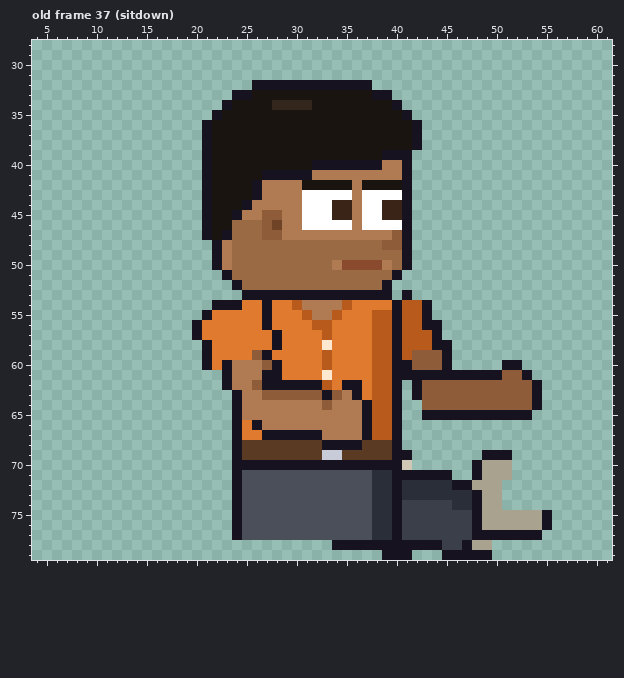
Pixel-art file: sprites/expo/expo_vendo_right_anim.aseprite. This is how it looked before the edit.
64x80 pixels, 85 frames. Colours within 5 levels of each other are drawn and written as one. Shown: old frame 37 (sitdown): x 4..61, y 28..79. The commit also changed other frames, which this record leaves out.
Now the later version:
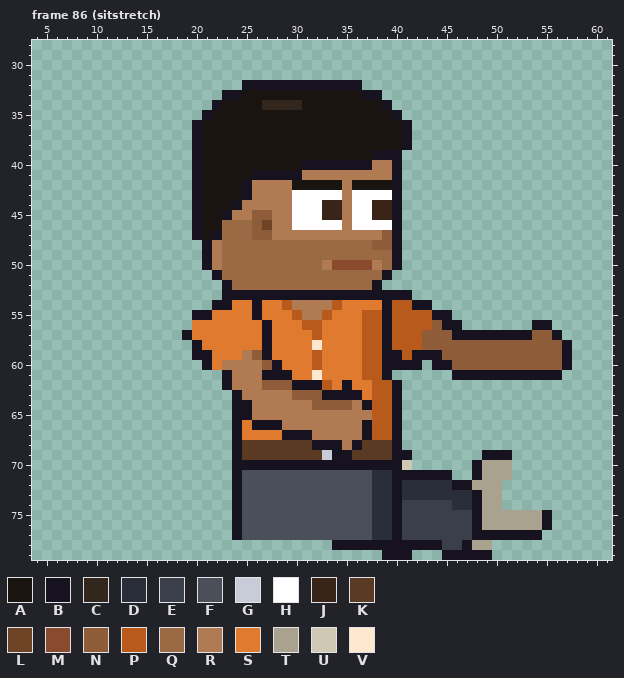
Palette (. is transparent): A #1a1410  B #17121f  C #33261c  D #2a2e38  E #3a3f4a  F #4a4f5a  G #c8ccd8  H #ffffff  J #3a2418  K #5a3a22  L #6e4326  M #8a4a2e  N #8e5c38  P #b85a1c  Q #9a6a44  R #b07a52  S #e07a2e  T #a9a28f  U #cfc8b5  V #ffe8d0
A new or re-ordered frame is compared with the old frame closest to it.
Difference:
frames 85 -> 123
Changed rows in their new state; - is an unchanged pixel.
Frame 86 (sitstretch) is new; against old frame 37 (sitdown):
first column x 19:
32 ------B-----------.--------------------
33 ----B-A-----------B-.------------------
34 ---BA---C---A-------B.-----------------
35 --BA-----------------B.----------------
36 -BA-------------------B.---------------
37 -BA-------------------B.---------------
38 -BA-------------------B.---------------
39 -BA----------------B--.----------------
40 -BA---------B------R-B.----------------
41 -BA----B----R--------B.----------------
42 -BA---BR---A----RA---B.----------------
43 -BA---BR---H----RH---B.----------------
44 -BA--BR----H--J-RH-J-B.----------------
45 -BA-BR-N-R-H--J-RH-J-B.----------------
46 -BA-Q--NLR-H----RH---B.----------------
47 -BABQ--N-R----------NB.----------------
48 --BRQ--------------N-B.----------------
49 --BRQ----------------B.----------------
50 --BRQ---------RM---RQB.----------------
51 ---BQ---------------B.-----------------
52 ----BQ-------------B.------------------
53 ----BB---------------B-----------------
54 -----S-BS-PR---PS---BP-B---------------
55 -B-----BS--PR-PS--P-BP--PBB------------
56 -S----------P-S---P-BP--PNBB-------BB--
57 BS------BS---PS---P-BP--NNNBBBBBBBBNNB-
58 -BS-----BS---VS---P-BP--NNNNNNNNNNNNNNB
59 -B----R------PS---P-B--BBBNNNNNNNNNNNNB
60 ----R--------PS---P-B--B.B-NNNNNNNNNNNB
61 ----------B--VS---P-B......-----BB-BBB-
62 -------RNNN------S-----.............---
63 --------RRR----BB------.............---
64 ------B------N-NN-------............---
65 ------B-----------R-----...........----
66 --------BB-----------------------------
67 --------SS---R-------------------------
68 -------------B--R----------------------
69 ---------------BB----------------------
